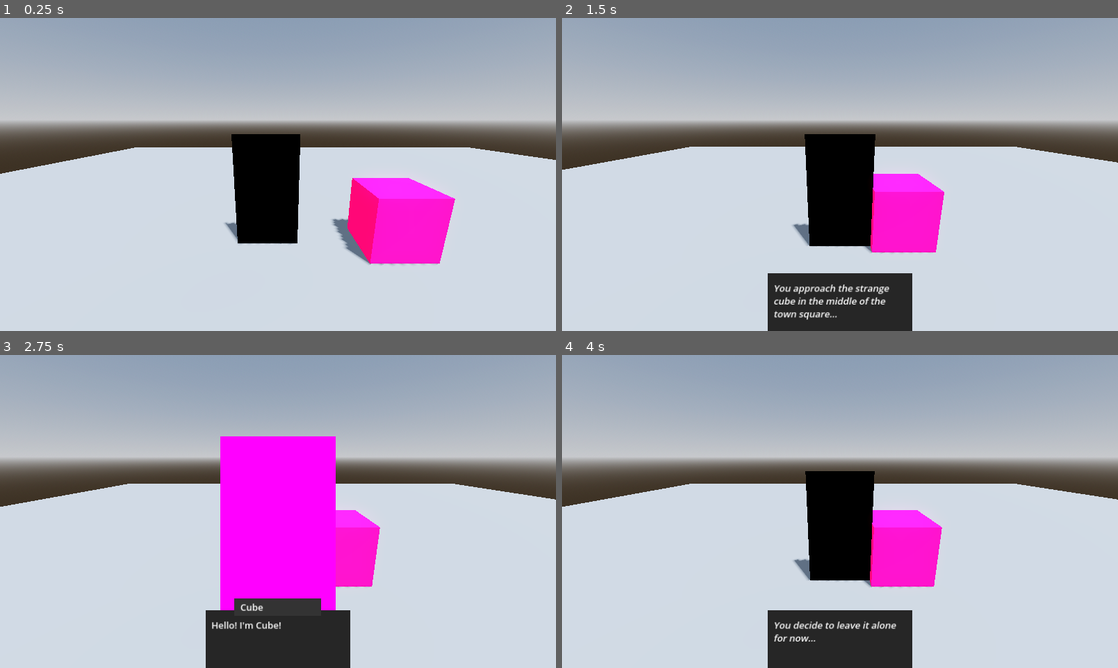
Above: before the commit, frames 1-4 (two rows, left to right).
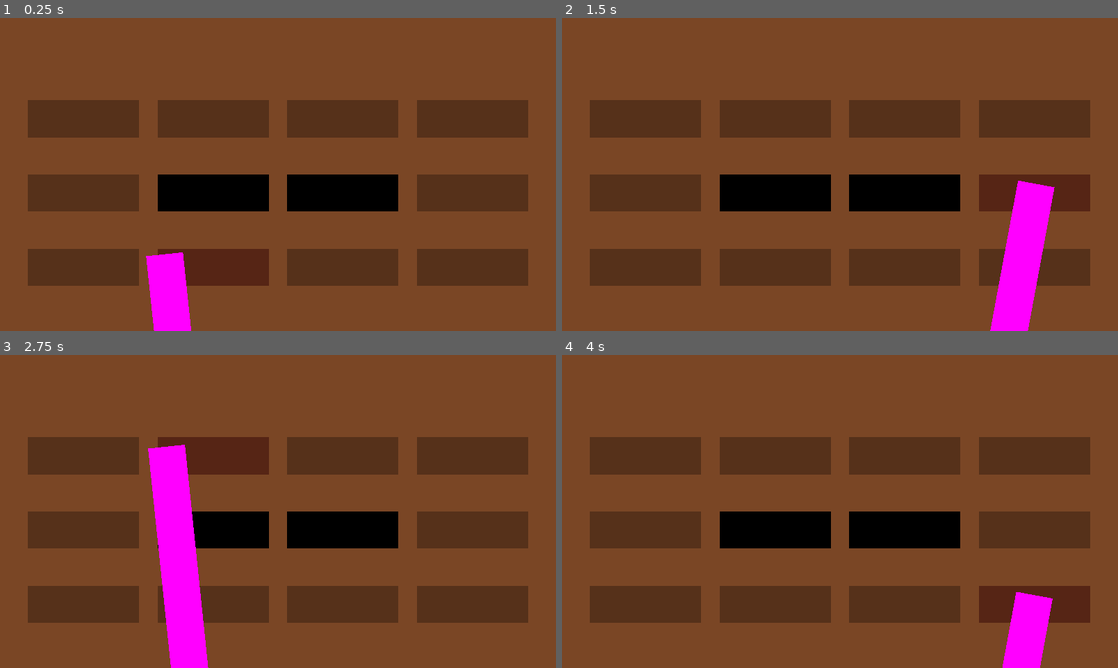
Above: after the commit, the same moments.

Repository: OIIOIIOI/gwj-79-v2
Game: Godot game, scene res://scenes/mini_games/memory/memory.tscn
Same seed, same stepped clock (60 frames per second), same inputs: the game is played once before the commit and once after it. Before the commit the project starts from res://scenes/main/main.tscn.
Inputs (mouse positions are in pixels of both pictures, inside the frame that each line leads up to):
- Up to frame 1 (0.25 s): no input
- Up to frame 2 (1.5 s): move the mouse to (962, 158) at 0.52 s; hold Right (move_right) 0.53-1.28 s; tap E (action) at 0.6, 1.35 s; move the mouse to (728, 190) at 1.27 s; hold Down (move_down) from 1.28 s (still down)
- Up to frame 3 (2.75 s): move the mouse to (333, 442) at 2.02 s; release Down (move_down) at 2.03 s; hold Right (move_right) from 2.03 s (still down); tap E (action) at 2.1 s
- Up to frame 4 (4 s): move the mouse to (812, 574) at 2.77 s; release Right (move_right) at 2.78 s; hold Up (move_up) 2.78-3.53 s; tap E (action) at 2.85, 3.6 s; move the mouse to (1006, 558) at 3.52 s; hold Left (move_left) from 3.53 s (still down)

The runs differ from the first frame. In frame 1, 99% of the frame differs, in the area x 0-100%, y 0-100%; in frame 2, 99%; in frame 3, 100%; in frame 4, 99%.

Commit message:
memory WIP

Diff:
--- a/project.godot
+++ b/project.godot
@@ -11,7 +11,7 @@
 [application]
 
 config/name="GWJ 79 v2"
-run/main_scene="res://scenes/main/main.tscn"
+run/main_scene="res://scenes/mini_games/memory/memory.tscn"
 config/features=PackedStringArray("4.3", "Forward Plus")
 run/max_fps=60
 
@@ -51,6 +51,7 @@
 
 interactables=""
 player=""
+memory_drawers=""
 
 [gui]
 
--- /dev/null
+++ b/resources/memory/all_items.tres
@@ -0,0 +1,13 @@
+[gd_resource type="Resource" script_class="MemoryItems" load_steps=8 format=3 uid="uid://24huqm6j6v0p"]
+
+[ext_resource type="Script" path="res://resources/memory/memory_item.gd" id="1_gtcrd"]
+[ext_resource type="Resource" uid="uid://cshudplmct2nb" path="res://resources/memory/item_a.tres" id="2_2785q"]
+[ext_resource type="Resource" uid="uid://c5amv5ht4uoyj" path="res://resources/memory/item_b.tres" id="3_nbx2o"]
+[ext_resource type="Resource" uid="uid://blicbk761dur6" path="res://resources/memory/item_c.tres" id="4_nphvw"]
+[ext_resource type="Resource" uid="uid://v0gni2m8eufp" path="res://resources/memory/item_d.tres" id="5_5gev6"]
+[ext_resource type="Resource" uid="uid://o1wj7sani4k1" path="res://resources/memory/item_e.tres" id="6_bki74"]
+[ext_resource type="Script" path="res://resources/memory/memory_items.gd" id="7_axs88"]
+
+[resource]
+script = ExtResource("7_axs88")
+list = Array[ExtResource("1_gtcrd")]([ExtResource("2_2785q"), ExtResource("3_nbx2o"), ExtResource("4_nphvw"), ExtResource("5_5gev6"), ExtResource("6_bki74")])
--- /dev/null
+++ b/resources/memory/memory_items.gd
@@ -0,0 +1,5 @@
+extends Resource
+class_name MemoryItems
+
+
+@export var list: Array[MemoryItem]
--- a/scenes/mini_games/memory/drawer.gd
+++ b/scenes/mini_games/memory/drawer.gd
@@ -2,15 +2,27 @@
 class_name Drawer
 
 
+@export var up_drawer: Drawer
+@export var right_drawer: Drawer
+@export var down_drawer: Drawer
+@export var left_drawer: Drawer
+
+
 var is_open := false
+var is_gone := false
 
 
 @onready var item_sprite: Sprite2D = $Visuals/Item
+@onready var front_sprite: Sprite2D = $Visuals/Front
 @onready var animation_player: AnimationPlayer = $AnimationPlayer
 
 
 func assign_item(item: MemoryItem) -> void:
 	item_sprite.texture = item.sprite
+
+
+func highlight(active: bool = true) -> void:
+	front_sprite.modulate = Color.PINK if active else Color.WHITE
 
 
 func toggle() -> void:
--- a/scenes/mini_games/memory/drawer.tscn
+++ b/scenes/mini_games/memory/drawer.tscn
@@ -27,64 +27,6 @@
 resource_local_to_scene = true
 size = Vector2(384, 128)
 
-[sub_resource type="Animation" id="Animation_svs12"]
-resource_name = "open"
-length = 0.6
-step = 0.1
-tracks/0/type = "value"
-tracks/0/imported = false
-tracks/0/enabled = true
-tracks/0/path = NodePath("Visuals:position")
-tracks/0/interp = 2
-tracks/0/loop_wrap = true
-tracks/0/keys = {
-"times": PackedFloat32Array(0, 0.6),
-"transitions": PackedFloat32Array(1, 1),
-"update": 0,
-"values": [Vector2(0, 0), Vector2(0, 128)]
-}
-tracks/1/type = "value"
-tracks/1/imported = false
-tracks/1/enabled = true
-tracks/1/path = NodePath("CollisionShape2D:position")
-tracks/1/interp = 2
-tracks/1/loop_wrap = true
-tracks/1/keys = {
-"times": PackedFloat32Array(0, 0.6),
-"transitions": PackedFloat32Array(1, 1),
-"update": 0,
-"values": [Vector2(0, 192), Vector2(0, 192)]
-}
-tracks/2/type = "method"
-tracks/2/imported = false
-tracks/2/enabled = true
-tracks/2/path = NodePath(".")
-tracks/2/interp = 1
-tracks/2/loop_wrap = true
-tracks/2/keys = {
-"times": PackedFloat32Array(0, 0.6),
-"transitions": PackedFloat32Array(1, 1),
-"values": [{
-"args": [false],
-"method": &"set_is_open"
-}, {
-"args": [true],
-"method": &"set_is_open"
-}]
-}
-tracks/3/type = "value"
-tracks/3/imported = false
-tracks/3/enabled = true
-tracks/3/path = NodePath("CollisionShape2D:shape:size")
-tracks/3/interp = 2
-tracks/3/loop_wrap = true
-tracks/3/keys = {
-"times": PackedFloat32Array(0, 0.6),
-"transitions": PackedFloat32Array(1, 1),
-"update": 0,
-"values": [Vector2(384, 128), Vector2(384, 384)]
-}
-
 [sub_resource type="Animation" id="Animation_rgqt1"]
 length = 0.001
 tracks/0/type = "value"
@@ -97,7 +39,7 @@
 "times": PackedFloat32Array(0),
 "transitions": PackedFloat32Array(1),
 "update": 0,
-"values": [Vector2(0, 0)]
+"values": [Vector2(0, -192)]
 }
 tracks/1/type = "value"
 tracks/1/imported = false
@@ -109,19 +51,53 @@
 "times": PackedFloat32Array(0),
 "transitions": PackedFloat32Array(1),
 "update": 0,
-"values": [Vector2(0, 192)]
+"values": [Vector2(0, 0)]
 }
-tracks/2/type = "value"
+
+[sub_resource type="Animation" id="Animation_svs12"]
+resource_name = "open"
+length = 0.5
+step = 0.1
+tracks/0/type = "value"
+tracks/0/imported = false
+tracks/0/enabled = true
+tracks/0/path = NodePath("Visuals:position")
+tracks/0/interp = 2
+tracks/0/loop_wrap = true
+tracks/0/keys = {
+"times": PackedFloat32Array(0, 0.5),
+"transitions": PackedFloat32Array(1, 1),
+"update": 0,
+"values": [Vector2(0, -192), Vector2(0, -64)]
+}
+tracks/1/type = "value"
+tracks/1/imported = false
+tracks/1/enabled = true
+tracks/1/path = NodePath("CollisionShape2D:position")
+tracks/1/interp = 2
+tracks/1/loop_wrap = true
+tracks/1/keys = {
+"times": PackedFloat32Array(0, 0.5),
+"transitions": PackedFloat32Array(1, 1),
+"update": 0,
+"values": [Vector2(0, 0), Vector2(0, 128)]
+}
+tracks/2/type = "method"
 tracks/2/imported = false
 tracks/2/enabled = true
-tracks/2/path = NodePath("CollisionShape2D:shape:size")
+tracks/2/path = NodePath(".")
 tracks/2/interp = 1
 tracks/2/loop_wrap = true
 tracks/2/keys = {
-"times": PackedFloat32Array(0),
-"transitions": PackedFloat32Array(1),
-"update": 0,
-"values": [Vector2(384, 128)]
+"times": PackedFloat32Array(0, 0.5),
+"transitions": PackedFloat32Array(1, 1),
+"values": [{
+"args": [false],
+"method": &"set_is_open"
+}, {
+"args": [true],
+"method": &"set_is_open"
+}]
 }
 
 [sub_resource type="AnimationLibrary" id="AnimationLibrary_05nu4"]
@@ -130,10 +106,12 @@
 "open": SubResource("Animation_svs12")
 }
 
-[node name="Drawer" type="Area2D"]
+[node name="Drawer" type="Area2D" groups=["memory_drawers"]]
+collision_mask = 0
 script = ExtResource("1_4p4dw")
 
 [node name="Visuals" type="Node2D" parent="."]
+position = Vector2(0, -192)
 
 [node name="Front" type="Sprite2D" parent="Visuals"]
 position = Vector2(0, 64)
@@ -147,7 +125,6 @@
 texture = SubResource("PlaceholderTexture2D_36oli")
 
 [node name="CollisionShape2D" type="CollisionShape2D" parent="."]
-position = Vector2(0, 192)
 shape = SubResource("RectangleShape2D_daf0v")
 
 [node name="AnimationPlayer" type="AnimationPlayer" parent="."]
--- a/scenes/mini_games/memory/hand.gd
+++ b/scenes/mini_games/memory/hand.gd
@@ -1,29 +1,2 @@
 extends Area2D
 class_name Hand
-
-
-var current_drawer: Drawer
-
-
-func _ready() -> void:
-	area_entered.connect(on_area_entered)
-	#area_exited.connect(on_area_exited)
-
-
-func on_area_entered(area: Area2D) -> void:
-	print("Entered ", area.name)
-	if area is Drawer:
-		current_drawer = area
-
-
-func on_area_exited(area: Area2D) -> void:
-	print("Exited ", area.name)
-	if area is Drawer:
-		current_drawer = null
-
-
-func _process(delta: float) -> void:
-	if Input.is_action_just_pressed(&"action"):
-		print("ACTION")
-		if current_drawer:
-			current_drawer.toggle()
--- a/scenes/mini_games/memory/hand.tscn
+++ b/scenes/mini_games/memory/hand.tscn
@@ -13,7 +13,7 @@
 script = ExtResource("1_pkl4v")
 
 [node name="Sprite2D" type="Sprite2D" parent="."]
-position = Vector2(0, 960)
+position = Vector2(0, 992)
 texture = SubResource("PlaceholderTexture2D_xlgev")
 
 [node name="CollisionShape2D" type="CollisionShape2D" parent="."]
--- a/scenes/mini_games/memory/memory.gd
+++ b/scenes/mini_games/memory/memory.gd
@@ -2,23 +2,52 @@
 class_name Memory
 
 
-@export var items: Array[MemoryItem] = []
-@export var drawers: Array[Drawer] = []
+const HAND_SPEED := 10.0
+const HAND_ROTATION := 15.0
+enum GAME_STATE {
+	Start,
+	Ready,
+	Moving,
+	Fail,
+	Success,
+	End,
+}
 
 
-const HAND_SPEED := 10.0
+@export var items: MemoryItems
+
+var drawers: Array[Drawer]
+var hovered_drawers: Array[Drawer] = []
+var opened_drawers: Array[Drawer] = []
+var current_drawer: Drawer
+var game_state: GAME_STATE = GAME_STATE.Start
 
 
-@onready var hand: Node2D = $Hand
+@onready var hand: Area2D = $Hand
 
 
 func _ready() -> void:
+	drawers = get_all_drawers()
 	assign_items()
+
+	hand.area_entered.connect(on_hand_area_entered)
+	hand.area_exited.connect(on_hand_area_exited)
+
+	animate_start()
+
+
+func get_all_drawers() -> Array[Drawer]:
+	var valid_drawers: Array[Drawer] = []
+	var nodes = get_tree().get_nodes_in_group(&"memory_drawers")
+	for node in nodes:
+		if node is Drawer:
+			valid_drawers.append(node)
+	return valid_drawers
 
 
 func assign_items() -> void:
 	var unused_drawers = drawers.duplicate()
-	var unused_items = items.duplicate()
+	var unused_items = items.list.duplicate()
 
 	unused_drawers.shuffle()
 	unused_items.shuffle()
@@ -30,11 +59,121 @@
 			drawer.assign_item(item)
 
 
-func _process(delta: float) -> void:
-	pass
+func animate_start() -> void:
+	current_drawer = drawers.pick_random() as Drawer
+	var screen_half_width := get_viewport().get_visible_rect().size.x * 0.5
+	var hand_position := current_drawer.global_position
+	var hand_rotation: float = inverse_lerp(0.0, screen_half_width, hand_position.x) * HAND_ROTATION
+
+	game_state = GAME_STATE.Moving
+
+	var tween := create_tween()
+	tween.set_parallel()
+	tween.set_ease(Tween.EASE_OUT)
+	tween.set_trans(Tween.TRANS_CUBIC)
+	tween.tween_property(hand, ^"global_position", hand_position, 1.0)
+	tween.tween_property(hand, ^"global_rotation_degrees", hand_rotation, 1.0)
+
+	await tween.finished
+
+	game_state = GAME_STATE.Ready
+
+
+func _process(_delta: float) -> void:
+	if game_state == GAME_STATE.Ready:
+		# Handle action
+		if Input.is_action_just_pressed(&"action"):
+			if current_drawer:
+				current_drawer.toggle()
+			#if hovered_drawers.size() > 0:
+				#hovered_drawers.back().toggle()
+		# Handle move
+		var input_dir := Input.get_vector(&"move_left", &"move_right", &"move_up", &"move_down")
+		var cardinal_direction = get_cardinal_direction(input_dir)
+		move_hand(cardinal_direction)
+
+
+func get_cardinal_direction(direction: Vector2) -> Vector2:
+	if direction.length_squared() > 0:
+		direction = direction.normalized()
+		var to_up: float = abs(direction.angle_to(Vector2.UP))
+		var to_right: float = abs(direction.angle_to(Vector2.RIGHT))
+		var to_down: float = abs(direction.angle_to(Vector2.DOWN))
+		var to_left: float = abs(direction.angle_to(Vector2.LEFT))
+		if min(to_up, to_right, to_down, to_left) == to_up:
+			return Vector2.UP
+		elif min(to_up, to_right, to_down, to_left) == to_right:
+			return Vector2.RIGHT
+		elif min(to_up, to_right, to_down, to_left) == to_down:
+			return Vector2.DOWN
+		elif min(to_up, to_right, to_down, to_left) == to_left:
+			return Vector2.LEFT
+	return Vector2.ZERO
 
 
 func _physics_process(delta: float) -> void:
-	var camera = get_viewport().get_camera_2d()
-	var mouse_position = camera.get_global_mouse_position()
-	hand.global_position = hand.global_position.lerp(mouse_position, 1.0 - exp(-delta * HAND_SPEED))
+	pass
+	# Move and rotate hand
+	#if game_state == GAME_STATE.Playing:
+		#var screen_half_width := get_viewport().get_visible_rect().size.x * 0.5
+		#var hand_position := current_drawer.global_position
+		#var hand_rotation: float = inverse_lerp(0.0, screen_half_width, hand_position.x) * HAND_ROTATION
+		#hand.global_position = hand.global_position.lerp(hand_position, 1.0 - exp(-delta * HAND_SPEED))
+		#hand.global_rotation_degrees = hand_rotation
+
+
+func move_hand(direction: Vector2) -> void:
+	var target_drawer: Drawer = null
+	match direction:
+		Vector2.UP:
+			if current_drawer.up_drawer:
+				target_drawer = current_drawer.up_drawer
+		Vector2.RIGHT:
+			if current_drawer.right_drawer:
+				target_drawer = current_drawer.right_drawer
+		Vector2.DOWN:
+			if current_drawer.down_drawer:
+				target_drawer = current_drawer.down_drawer
+		Vector2.LEFT:
+			if current_drawer.left_drawer:
+				target_drawer = current_drawer.left_drawer
+		_: return
+
+	if target_drawer && target_drawer != current_drawer:
+		game_state = GAME_STATE.Moving
+		current_drawer = target_drawer
+
+		var screen_half_width := get_viewport().get_visible_rect().size.x * 0.5
+		var hand_position := current_drawer.global_position
+		var hand_rotation: float = inverse_lerp(0.0, screen_half_width, hand_position.x) * HAND_ROTATION
+
+		var tween := create_tween()
+		tween.set_parallel()
+		tween.set_ease(Tween.EASE_OUT)
+		tween.set_trans(Tween.TRANS_CUBIC)
+		tween.tween_property(hand, ^"global_position", hand_position, 0.5)
+		tween.tween_property(hand, ^"global_rotation_degrees", hand_rotation, 0.5)
+
+		await tween.finished
+
+		game_state = GAME_STATE.Ready
+
+
+func on_hand_area_entered(area: Area2D) -> void:
+	if area is Drawer:
+		# Stop highlighting other drawers
+		for drawer in hovered_drawers:
+			drawer.highlight(false)
+		# Add new drawer and highlight it
+		hovered_drawers.append(area)
+		area.highlight()
+
+
+func on_hand_area_exited(area: Area2D) -> void:
+	if area is Drawer:
+		# Remove from list and stop highlighting
+		hovered_drawers.erase(area)
+		area.highlight(false)
+		# Highlight next latest drawer instead
+		if hovered_drawers.size() > 0:
+			hovered_drawers.back().highlight()
--- a/scenes/mini_games/memory/memory.tscn
+++ b/scenes/mini_games/memory/memory.tscn
@@ -1,12 +1,7 @@
-[gd_scene load_steps=12 format=3 uid="uid://32jtbmml0n67"]
+[gd_scene load_steps=7 format=3 uid="uid://32jtbmml0n67"]
 
 [ext_resource type="Script" path="res://scenes/mini_games/memory/memory.gd" id="1_gecvb"]
-[ext_resource type="Script" path="res://resources/memory/memory_item.gd" id="2_fl2bh"]
-[ext_resource type="Resource" uid="uid://cshudplmct2nb" path="res://resources/memory/item_a.tres" id="3_r1bxh"]
-[ext_resource type="Resource" uid="uid://c5amv5ht4uoyj" path="res://resources/memory/item_b.tres" id="4_57gqg"]
-[ext_resource type="Resource" uid="uid://blicbk761dur6" path="res://resources/memory/item_c.tres" id="5_d33bg"]
-[ext_resource type="Resource" uid="uid://v0gni2m8eufp" path="res://resources/memory/item_d.tres" id="6_bmhjn"]
-[ext_resource type="Resource" uid="uid://o1wj7sani4k1" path="res://resources/memory/item_e.tres" id="7_vbcd2"]
+[ext_resource type="Resource" uid="uid://24huqm6j6v0p" path="res://resources/memory/all_items.tres" id="2_qtop4"]
 [ext_resource type="PackedScene" uid="uid://u8tdxwhl1u6q" path="res://scenes/mini_games/memory/drawer.tscn" id="8_d2pkd"]
 [ext_resource type="PackedScene" uid="uid://b1fertlpkhf3p" path="res://scenes/mini_games/memory/hand.tscn" id="9_abgmd"]
 
@@ -18,10 +13,9 @@
 width = 1920
 height = 128
 
-[node name="Memory" type="Node2D" node_paths=PackedStringArray("drawers")]
+[node name="Memory" type="Node2D"]
 script = ExtResource("1_gecvb")
-items = Array[ExtResource("2_fl2bh")]([ExtResource("3_r1bxh"), ExtResource("4_57gqg"), ExtResource("5_d33bg"), ExtResource("6_bmhjn"), ExtResource("7_vbcd2")])
-drawers = [NodePath("BottomRow/Drawer1"), NodePath("BottomRow/Drawer2"), NodePath("BottomRow/Drawer3"), NodePath("BottomRow/Drawer4"), NodePath("MiddleRow/Drawer1"), NodePath("MiddleRow/Drawer2"), NodePath("TopRow/Drawer1"), NodePath("TopRow/Drawer2"), NodePath("TopRow/Drawer3"), NodePath("TopRow/Drawer4")]
+items = ExtResource("2_qtop4")
 
 [node name="Background" type="Sprite2D" parent="."]
 scale = Vector2(1, 8.5)
@@ -30,61 +24,102 @@
 [node name="Camera2D" type="Camera2D" parent="."]
 
 [node name="BottomRow" type="Node2D" parent="."]
-position = Vector2(-32, 128)
+position = Vector2(-32, 320)
 
-[node name="Drawer1" parent="BottomRow" instance=ExtResource("8_d2pkd")]
+[node name="Drawer1" parent="BottomRow" node_paths=PackedStringArray("up_drawer", "right_drawer", "down_drawer", "left_drawer") instance=ExtResource("8_d2pkd")]
 position = Vector2(-640, 0)
+up_drawer = NodePath("../../MiddleRow/Drawer5")
+right_drawer = NodePath("../Drawer2")
+down_drawer = NodePath("../../TopRow/Drawer7")
+left_drawer = NodePath("../Drawer4")
 
-[node name="Drawer2" parent="BottomRow" instance=ExtResource("8_d2pkd")]
+[node name="Drawer2" parent="BottomRow" node_paths=PackedStringArray("up_drawer", "right_drawer", "down_drawer", "left_drawer") instance=ExtResource("8_d2pkd")]
 position = Vector2(-192, 0)
+up_drawer = NodePath("../../TopRow/Drawer8")
+right_drawer = NodePath("../Drawer3")
+down_drawer = NodePath("../../TopRow/Drawer8")
+left_drawer = NodePath("../Drawer1")
 
-[node name="Drawer3" parent="BottomRow" instance=ExtResource("8_d2pkd")]
+[node name="Drawer3" parent="BottomRow" node_paths=PackedStringArray("up_drawer", "right_drawer", "down_drawer", "left_drawer") instance=ExtResource("8_d2pkd")]
 position = Vector2(256, 0)
+up_drawer = NodePath("../../TopRow/Drawer9")
+right_drawer = NodePath("../Drawer4")
+down_drawer = NodePath("../../TopRow/Drawer9")
+left_drawer = NodePath("../Drawer2")
 
-[node name="Drawer4" parent="BottomRow" instance=ExtResource("8_d2pkd")]
+[node name="Drawer4" parent="BottomRow" node_paths=PackedStringArray("up_drawer", "right_drawer", "down_drawer", "left_drawer") instance=ExtResource("8_d2pkd")]
 position = Vector2(704, 0)
+up_drawer = NodePath("../../MiddleRow/Drawer6")
+right_drawer = NodePath("../Drawer1")
+down_drawer = NodePath("../../TopRow/Drawer10")
+left_drawer = NodePath("../Drawer3")
 
 [node name="OverlayBottom" type="Node2D" parent="."]
+z_index = 1
 position = Vector2(0, 192)
 
 [node name="Sprite2D" type="Sprite2D" parent="OverlayBottom"]
 texture = SubResource("GradientTexture2D_m3ib0")
 
 [node name="MiddleRow" type="Node2D" parent="."]
-position = Vector2(-32, -128)
+z_index = 2
+position = Vector2(-32, 64)
 
-[node name="Drawer1" parent="MiddleRow" instance=ExtResource("8_d2pkd")]
+[node name="Drawer5" parent="MiddleRow" node_paths=PackedStringArray("up_drawer", "right_drawer", "down_drawer", "left_drawer") instance=ExtResource("8_d2pkd")]
 position = Vector2(-640, 0)
+up_drawer = NodePath("../../TopRow/Drawer7")
+right_drawer = NodePath("../Drawer6")
+down_drawer = NodePath("../../BottomRow/Drawer1")
+left_drawer = NodePath("../Drawer6")
 
-[node name="CentralDrawer" parent="MiddleRow" instance=ExtResource("8_d2pkd")]
-position = Vector2(32, 0)
-scale = Vector2(2.167, 1)
-
-[node name="Drawer2" parent="MiddleRow" instance=ExtResource("8_d2pkd")]
+[node name="Drawer6" parent="MiddleRow" node_paths=PackedStringArray("up_drawer", "right_drawer", "down_drawer", "left_drawer") instance=ExtResource("8_d2pkd")]
 position = Vector2(704, 0)
+up_drawer = NodePath("../../TopRow/Drawer10")
+right_drawer = NodePath("../Drawer5")
+down_drawer = NodePath("../../BottomRow/Drawer4")
+left_drawer = NodePath("../Drawer5")
 
 [node name="OverlayMiddle" type="Node2D" parent="."]
+z_index = 3
 position = Vector2(0, -64)
 
 [node name="Sprite2D" type="Sprite2D" parent="OverlayMiddle"]
 texture = SubResource("GradientTexture2D_m3ib0")
 
 [node name="TopRow" type="Node2D" parent="."]
-position = Vector2(-32, -384)
+z_index = 4
+position = Vector2(-32, -192)
 
-[node name="Drawer1" parent="TopRow" instance=ExtResource("8_d2pkd")]
+[node name="Drawer7" parent="TopRow" node_paths=PackedStringArray("up_drawer", "right_drawer", "down_drawer", "left_drawer") instance=ExtResource("8_d2pkd")]
 position = Vector2(-640, 0)
+up_drawer = NodePath("../../BottomRow/Drawer1")
+right_drawer = NodePath("../Drawer8")
+down_drawer = NodePath("../../MiddleRow/Drawer5")
+left_drawer = NodePath("../Drawer10")
 
-[node name="Drawer2" parent="TopRow" instance=ExtResource("8_d2pkd")]
+[node name="Drawer8" parent="TopRow" node_paths=PackedStringArray("up_drawer", "right_drawer", "down_drawer", "left_drawer") instance=ExtResource("8_d2pkd")]
 position = Vector2(-192, 0)
+up_drawer = NodePath("../../BottomRow/Drawer2")
+right_drawer = NodePath("../Drawer9")
+down_drawer = NodePath("../../BottomRow/Drawer2")
+left_drawer = NodePath("../Drawer7")
 
-[node name="Drawer3" parent="TopRow" instance=ExtResource("8_d2pkd")]
+[node name="Drawer9" parent="TopRow" node_paths=PackedStringArray("up_drawer", "right_drawer", "down_drawer", "left_drawer") instance=ExtResource("8_d2pkd")]
 position = Vector2(256, 0)
+up_drawer = NodePath("../../BottomRow/Drawer3")
+right_drawer = NodePath("../Drawer10")
+down_drawer = NodePath("../../BottomRow/Drawer3")
+left_drawer = NodePath("../Drawer8")
 
-[node name="Drawer4" parent="TopRow" instance=ExtResource("8_d2pkd")]
+[node name="Drawer10" parent="TopRow" node_paths=PackedStringArray("up_drawer", "right_drawer", "down_drawer", "left_drawer") instance=ExtResource("8_d2pkd")]
 position = Vector2(704, 0)
+up_drawer = NodePath("../../BottomRow/Drawer4")
+right_drawer = NodePath("../Drawer7")
+down_drawer = NodePath("../../MiddleRow/Drawer6")
+left_drawer = NodePath("../Drawer9")
 
 [node name="OverlayTop" type="Node2D" parent="."]
+z_index = 5
 position = Vector2(0, -384)
 
 [node name="Sprite2D" type="Sprite2D" parent="OverlayTop"]
@@ -97,3 +132,5 @@
 texture = SubResource("GradientTexture2D_m3ib0")
 
 [node name="Hand" parent="." instance=ExtResource("9_abgmd")]
+z_index = 10
+position = Vector2(0, 640)
Not shown, added: scenes/mini_games/memory/memC314.tmp
